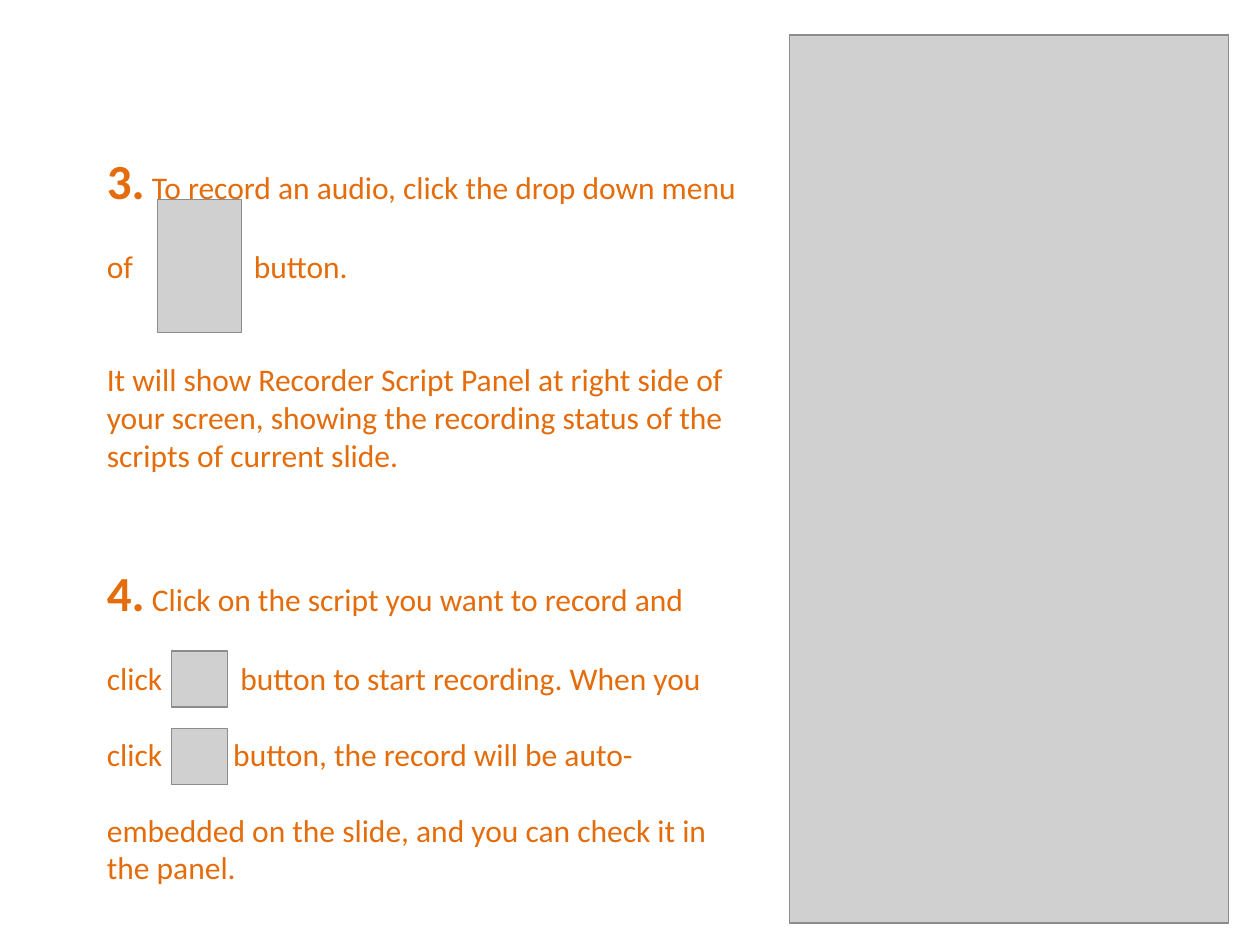
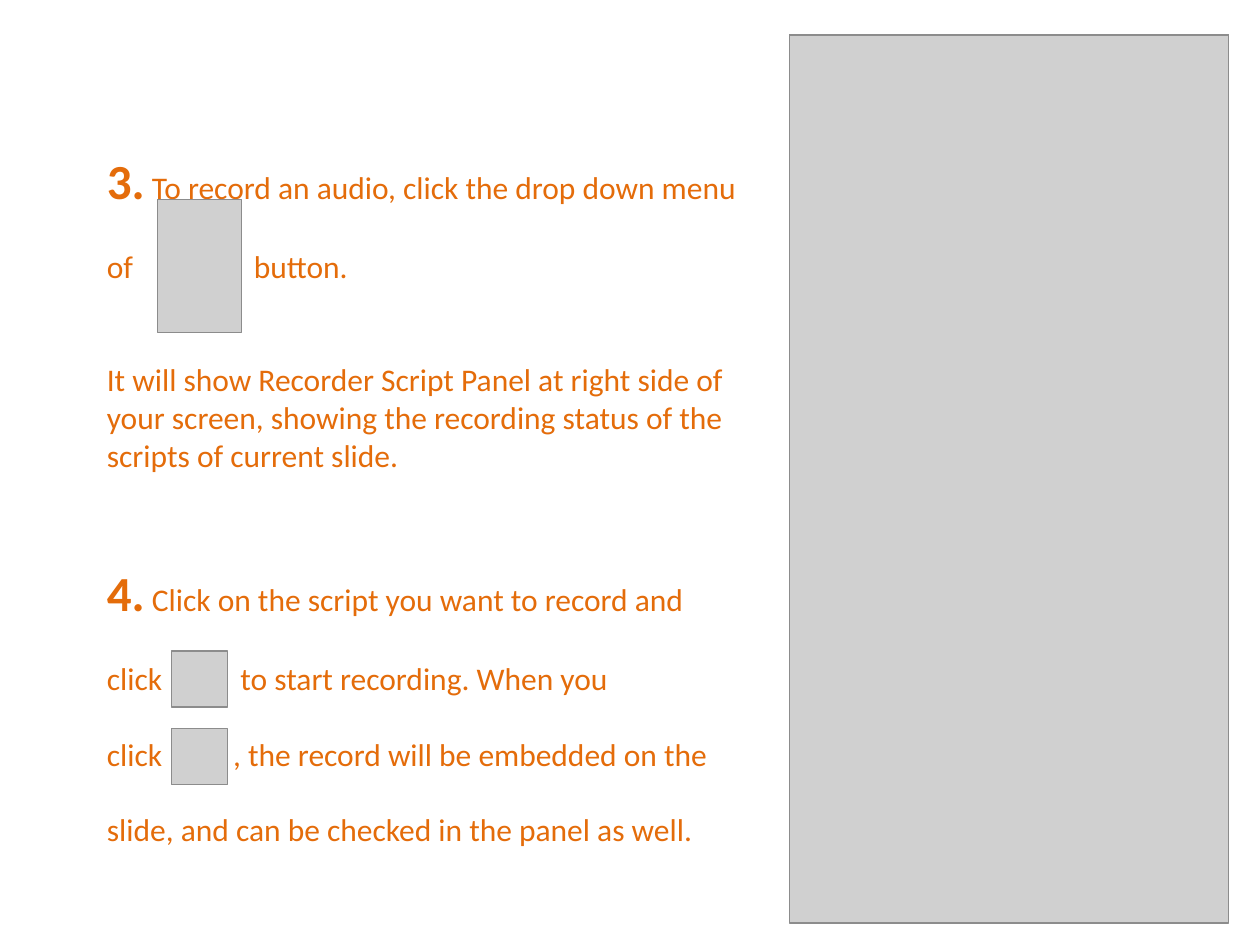
Before and after one commit to PowerPointLabs/PowerPointLabs, a slide deck: slide 27 of doc/PowerPointLabs Quick Tutorial.pptx. Drawn at 1260x945 pixels with LibreOffice and Linux fonts; fonts in the diff are those of the drawing; grey boxes stand for pictures. Boxes give left, top, right and bottom in pixels: in the first picture for what was removed or moved away, otherwise in the second. Text is boxed around its words. In the diff, an @@ line names an element or a change of style, - is before the commit and + after.

Commit message:
Update icons and phrasing of tutorial slides.
In particular, the Highlight Points section was changed - it previously
referred to Highlight Text instead.

```diff
--- a/doc/PowerPointLabs Quick Tutorial.pptx
+++ b/doc/PowerPointLabs Quick Tutorial.pptx
@@ text at (x1=107, y1=668, x2=707, y2=846): text changed @@
-click button to start recording. When you
-click button, the record will be auto-
-embedded on the slide, and you can check it in the panel.
+click to start recording. When you
+click , the record will be embedded on the
+slide, and can be checked in the panel as well.
```
Also in this commit, not shown: 23 other slides changed.
